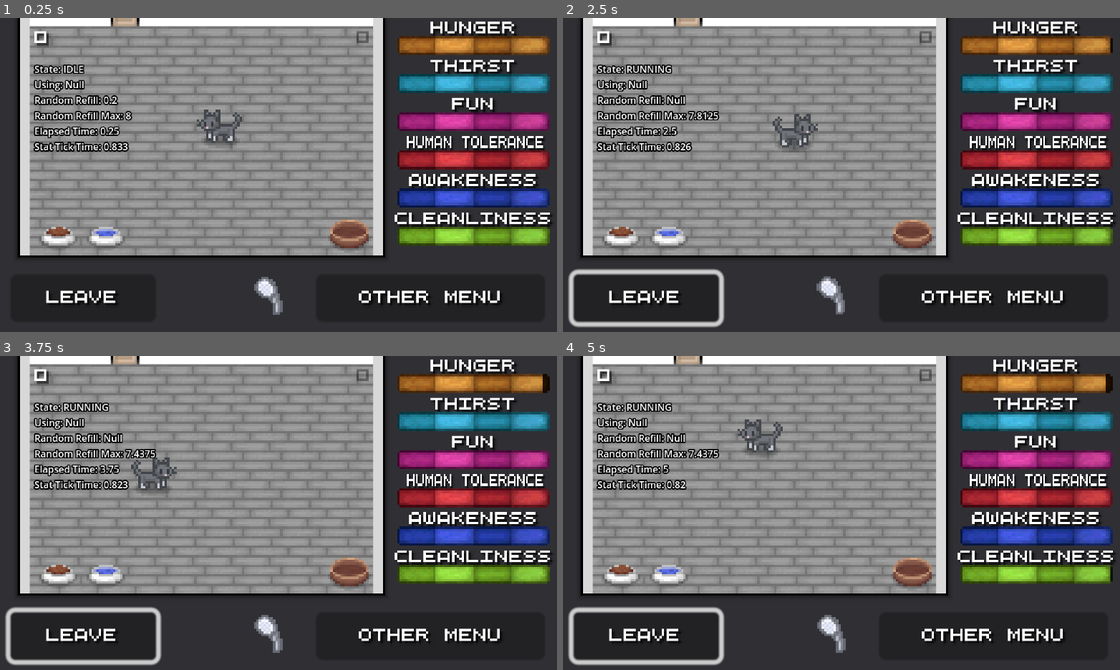
Above: before the commit, frames 1-4 (two rows, left to right).
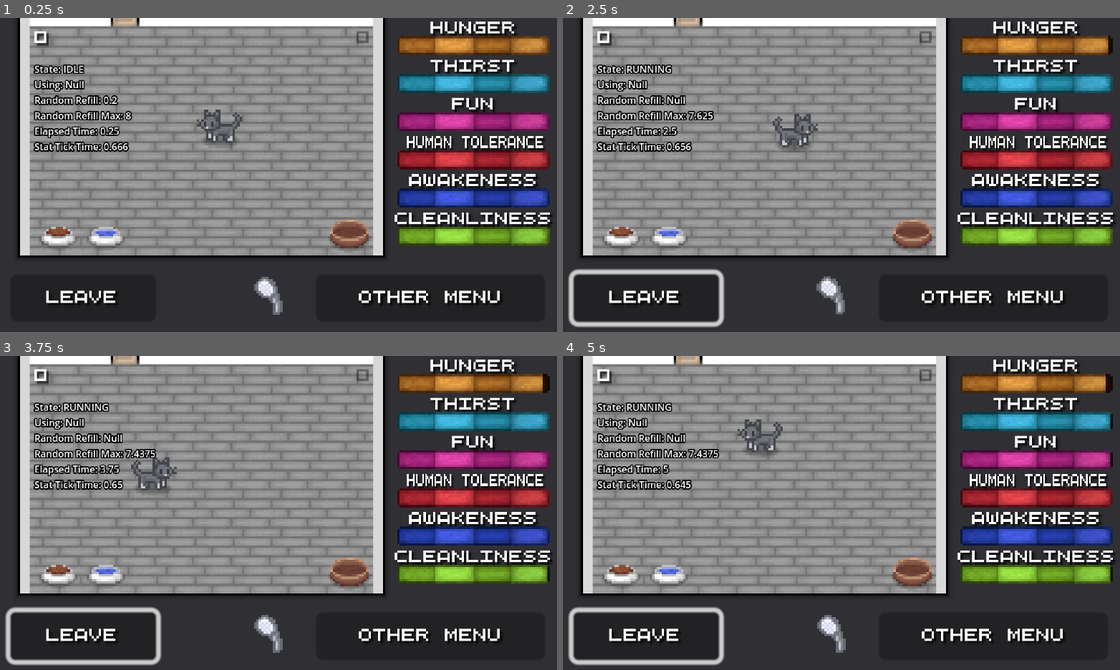
Above: after the commit, the same moments.

Repository: Theooolone/m-game
Game: Godot game, scene res://scenes/catsim/cat_sim.tscn
Same seed, same stepped clock (60 frames per second), same inputs: the game is played once before the commit and once after it. This scene is started directly instead of the project's main scene.
Inputs (mouse positions are in pixels of both pictures, inside the frame that each line leads up to):
- Up to frame 1 (0.25 s): no input
- Up to frame 2 (2.5 s): click "Leave" at 0.5 s; drag from (841, 303) to (763, 127) at 1.27 s; drag from (724, 193) to (830, 281) at 2.02 s
- Up to frame 3 (3.75 s): move the mouse to (334, 447) at 2.77 s; hold Right (right) 2.78-3.5 s; tap C (show_controls) at 2.85 s; drag from (250, 582) to (105, 469) at 3.52 s
- Up to frame 4 (5 s): move the mouse to (1014, 566) at 4.27 s; hold A (left) from 4.28 s (still down); tap E (interact) at 4.35 s

The runs differ from the first frame. In frame 1, less than 0.1% of the frame differs, in the area x 19-24%, y 39-43%; in frame 2, 0.1%, in the area x 19-99%, y 5-43%; in frame 3, less than 0.1%; in frame 4, 0.1%.
Error in both runs: Invalid access to property or key 'name' on a base object of type 'Nil'. (res://scripts/global.gd:99)

Commit message:
Changed stat tick timer formula again

Diff:
--- a/scripts/Cat.gd
+++ b/scripts/Cat.gd
@@ -277,6 +277,14 @@
 	msec_elapsed = (Time.get_ticks_msec()-msec_start)*Engine.time_scale
 	seconds_elapsed = msec_elapsed/1000.0
 
+	var sleeping_multiplier = 2 if sleeping else 1
+
+	# Magic formula
+	$StatTickTimer.wait_time = 600/(seconds_elapsed+150) * sleeping_multiplier
+	$StatTickTimer.wait_time /= stats.size()
+
+	$StatTickTimer.wait_time /= difficulty
+
 	match current_state:
 		State.IDLE:
 			idle_process(delta)
@@ -289,14 +297,6 @@
 
 	if get_value(get_lowest_valued_stat()) == 0:
 		_on_leave_button_pressed()
-
-	var sleeping_multiplier = 2 if sleeping else 1
-
-	# Magic formula
-	$StatTickTimer.wait_time = 1500/(seconds_elapsed+300) * sleeping_multiplier
-	$StatTickTimer.wait_time /= stats.size()
-
-	$StatTickTimer.wait_time /= difficulty
 
 	if current_state == State.IDLE:
 		# Cat will look for valid objects to use more often the lower the lowest stat is
